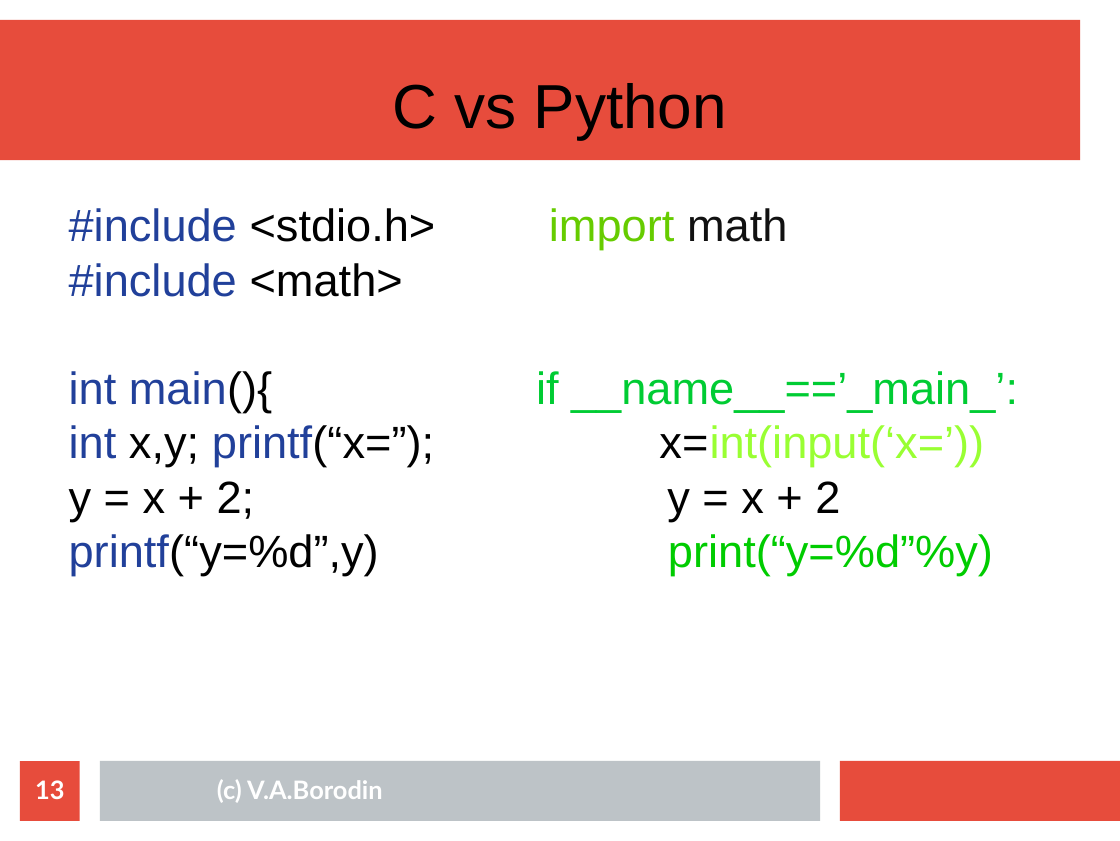
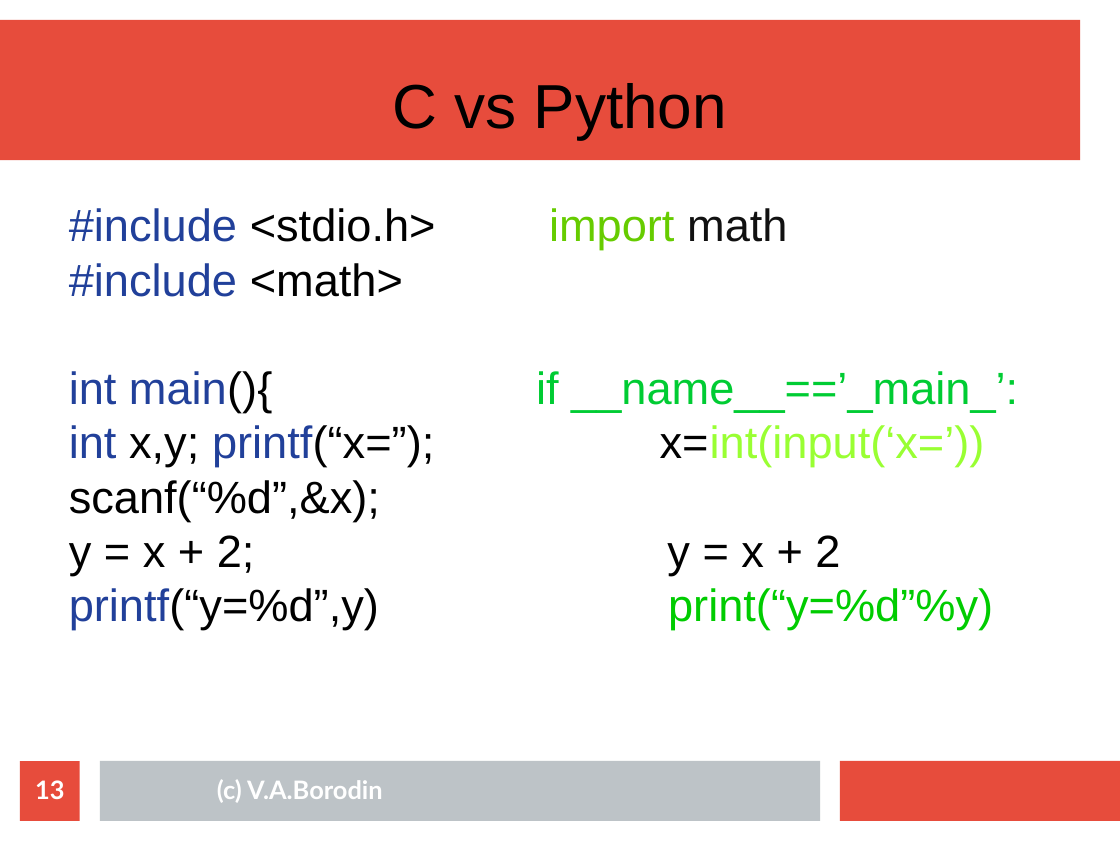
Before and after one commit to mecchmatProjects/CppCourse, a slide deck: slide 13 of Lect1/CppTutorUkr0.ppt. Drawn at 1120x841 pixels with LibreOffice and Linux fonts; fonts in the diff are those of the drawing. Boxes give left, top, right and bottom in pixels: in the first picture for what was removed or moved away, otherwise in the second. Text is boxed around its words. In the diff, an @@ line names an element or a change of style, - is before the commit and + after.

```diff
--- a/Lect1/CppTutorUkr0.ppt
+++ b/Lect1/CppTutorUkr0.ppt
@@ text at [69,480,380,521]: paragraph added @@
+scanf(“%d”,&x);
```
Also in this commit, not shown: 6 other slides changed, 7 other files.
